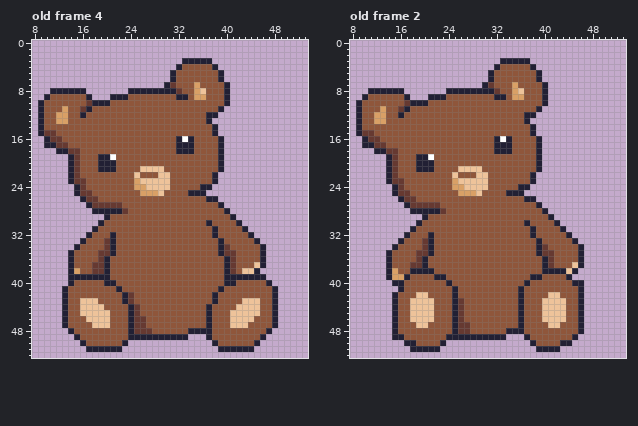
File history of a pixel-art file, aseprite_files/teddybear_male.ase. The picture above is the old version.
64x64 pixels, 32 frames. Shown: old frame 4: x 8..53, y 0..52; old frame 2: x 8..53, y 0..52. The commit also changed other frames, which this record leaves out.
New version:
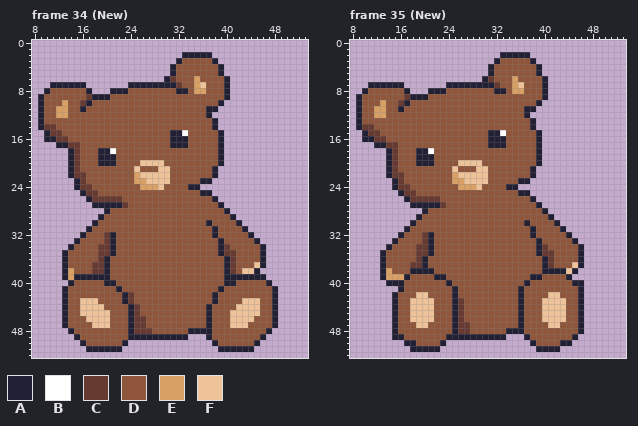
Palette (. is transparent): A #222034  B #ffffff  C #663931  D #8f563b  E #d9a066  F #eec39a
A new or re-ordered frame is compared with the old frame closest to it.
Log entry: cleaned up stray pixels found in both male and female teddybears
From old to new:
frames 32 -> 39
Frame 34 (New) is new; against old frame 4, layers "Head", "LeftArm", "RightArm":
y 2: x 33..37 ..... -> AAAAA
y 3: x 32..38 .AAAAA. -> ADDDDDA
y 4: x 31..32 .A -> AD; x 38..39 A. -> DA
y 6: x 30..31 .A -> AC; x 35 D -> E; x 39..40 A. -> DA
y 7: x 11..16 ...... -> AAAAAA; x 24..29 ...... -> AAAAAA; x 31..32 CD -> AC; x 36 D -> F
y 8: x 10..17 .AAAAAA. -> ADDDDDDA; x 21..33 ...AAAAAAAACD -> AAADDDDDDDDAA; x 36 F -> E
y 9: x 9..10 .A -> AD; x 17..23 A...AAA -> CAAADDD; x 32..33 AA -> DD; x 35..36 EE -> DD
y 10: x 13 D -> E; x 16..20 DCAAA -> CADDD; x 39..40 DA -> A.
y 11: x 12 D -> E; x 16..17 CA -> AD; x 37..39 DDA -> AA.
y 12: x 16 A -> D; x 38 A -> .
y 13: x 12..13 EE -> DD; x 37..38 A. -> DA
y 14: x 10..11 DD -> CC
y 15: x 9..10 AC -> .A; x 12 D -> C; x 31..33 DDD -> AAB; x 38..39 A. -> DA
y 16: x 11 C -> A; x 13 D -> C; x 31 D -> A; x 33..34 BA -> AD
y 17: x 10..15 AACCDD -> ..AACC; x 31 D -> A; x 34 A -> D
y 18: x 12..14 AAC -> ..A; x 19..21 DDD -> AAB; x 32..34 AAA -> DDD
y 19: x 21 B -> A
y 20: x 26..29 DDDD -> FFFF
y 21: x 19..21 AAA -> DDD; x 25..28 DFFF -> FDDD; x 30 D -> F; x 38..39 DA -> A.
y 22: x 16 D -> C; x 25..28 FDDD -> EFFF
y 23: x 14..15 AC -> .A; x 26 F -> E; x 36..38 DDA -> AA.
y 24: x 17 D -> C; x 25 E -> D; x 27..28 FF -> EE; x 30 F -> D; x 34..37 DDAA -> AA..
y 25: x 15..16 AC -> .A; x 18 D -> C; x 26..29 EEEF -> DDDD; x 34..35 AA -> DD; x 37 . -> A
y 26: x 16..17 AC -> .A; x 19..22 DDDD -> CCCC; x 37 A -> D
y 27: x 17..23 ACCCCCD -> .AAAAAC
y 28: x 18..19 AA -> ..; x 21..23 AAC -> DDD
y 29: x 19..20 .A -> AD
y 30: x 18..19 .A -> AD
y 31: x 17..18 .A -> AD
y 32: x 16..17 .A -> AD; x 20 D -> C
y 33: x 15..16 .A -> AD
y 34: x 14..15 .A -> AD; x 19 D -> C
y 35..37: x 13..14 .A -> AD
y 38: x 13..15 .AE -> AED
y 39: x 13..14 .A -> AE
Frame 35 (New) is new; against old frame 2, layers "Head", "LeftArm", "RightArm":
y 2: x 33..37 ..... -> AAAAA
y 3: x 32..38 .AAAAA. -> ADDDDDA
y 4: x 31..32 .A -> AD; x 38..39 A. -> DA
y 6: x 30..31 .A -> AC; x 35 D -> E; x 39..40 A. -> DA
y 7: x 11..16 ...... -> AAAAAA; x 24..29 ...... -> AAAAAA; x 31..32 CD -> AC; x 36 D -> F
y 8: x 10..17 .AAAAAA. -> ADDDDDDA; x 21..33 ...AAAAAAAACD -> AAADDDDDDDDAA; x 36 F -> E
y 9: x 9..10 .A -> AD; x 17..23 A...AAA -> CAAADDD; x 32..33 AA -> DD; x 35..36 EE -> DD
y 10: x 13 D -> E; x 16..20 DCAAA -> CADDD; x 39..40 DA -> A.
y 11: x 12 D -> E; x 16..17 CA -> AD; x 37..39 DDA -> AA.
y 12: x 16 A -> D; x 38 A -> .
y 13: x 12..13 EE -> DD; x 37..38 A. -> DA
y 14: x 10..11 DD -> CC
y 15: x 9..10 AC -> .A; x 12 D -> C; x 31..33 DDD -> AAB; x 38..39 A. -> DA
y 16: x 11 C -> A; x 13 D -> C; x 31 D -> A; x 33..34 BA -> AD
y 17: x 10..15 AACCDD -> ..AACC; x 31 D -> A; x 34 A -> D
y 18: x 12..14 AAC -> ..A; x 19..21 DDD -> AAB; x 32..34 AAA -> DDD
y 19: x 21 B -> A
y 20: x 26..29 DDDD -> FFFF
y 21: x 19..21 AAA -> DDD; x 25..28 DFFF -> FDDD; x 30 D -> F; x 38..39 DA -> A.
y 22: x 16 D -> C; x 25..28 FDDD -> EFFF
y 23: x 14..15 AC -> .A; x 26 F -> E; x 36..38 DDA -> AA.
y 24: x 17 D -> C; x 25 E -> D; x 27..28 FF -> EE; x 30 F -> D; x 34..37 DDAA -> AA..
y 25: x 15..16 AC -> .A; x 18 D -> C; x 26..29 EEEF -> DDDD; x 34..35 AA -> DD; x 37 . -> A
y 26: x 16..17 AC -> .A; x 19..22 DDDD -> CCCC; x 37 A -> D
y 27: x 17..23 ACCCCCD -> .AAAAAC
y 28: x 18..19 AA -> ..; x 21..23 AAC -> DDD
y 29: x 19..20 .A -> AD
y 30: x 18..19 .A -> AD
y 31: x 17..18 .A -> AD
y 32: x 16..17 .A -> AD; x 20 D -> C
y 33: x 15..16 .A -> AD
y 34: x 14..15 .A -> AD; x 19 D -> C
y 35..37: x 13..14 .A -> AD
y 38: x 13..15 .AE -> AED
y 39: x 13..14 .A -> AE
y 40: x 14 . -> A
